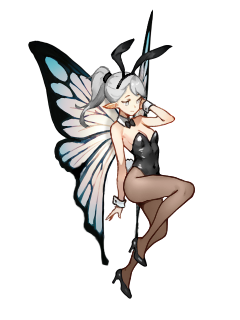
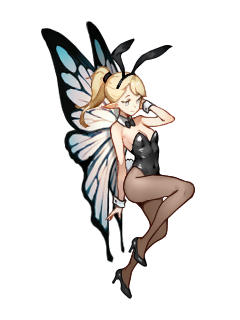
Layered file, before and after one edit (240px x 320px). Changes by layer:
painted on "wing shadow" over [75, 19, 149, 230]
painted on "r wing" over [28, 27, 131, 266]
painted on "l wing" over [86, 9, 153, 254]
